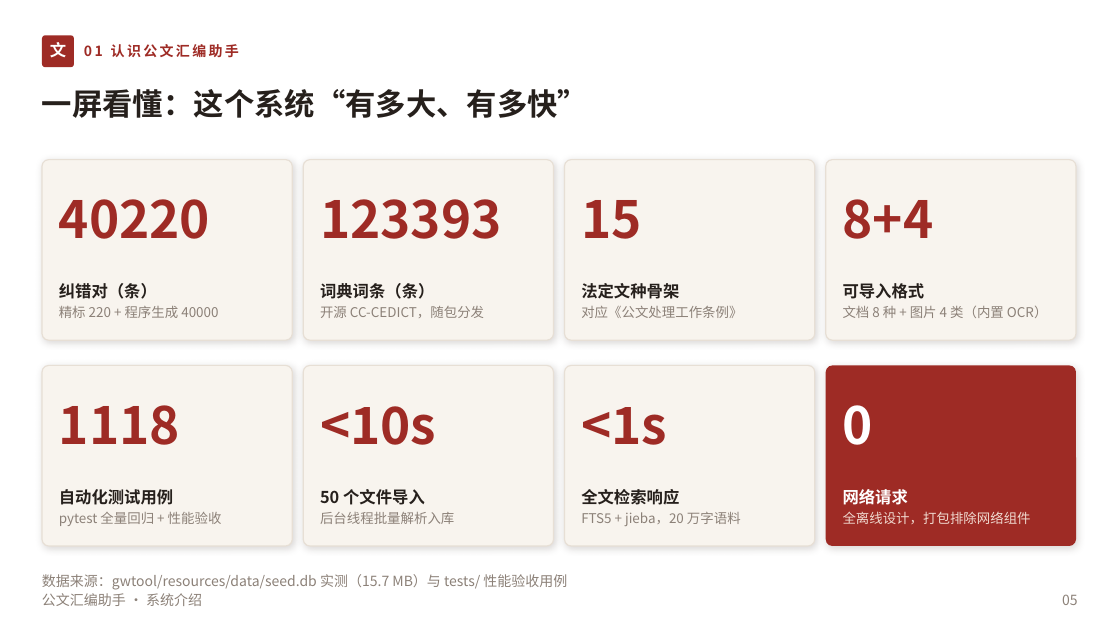
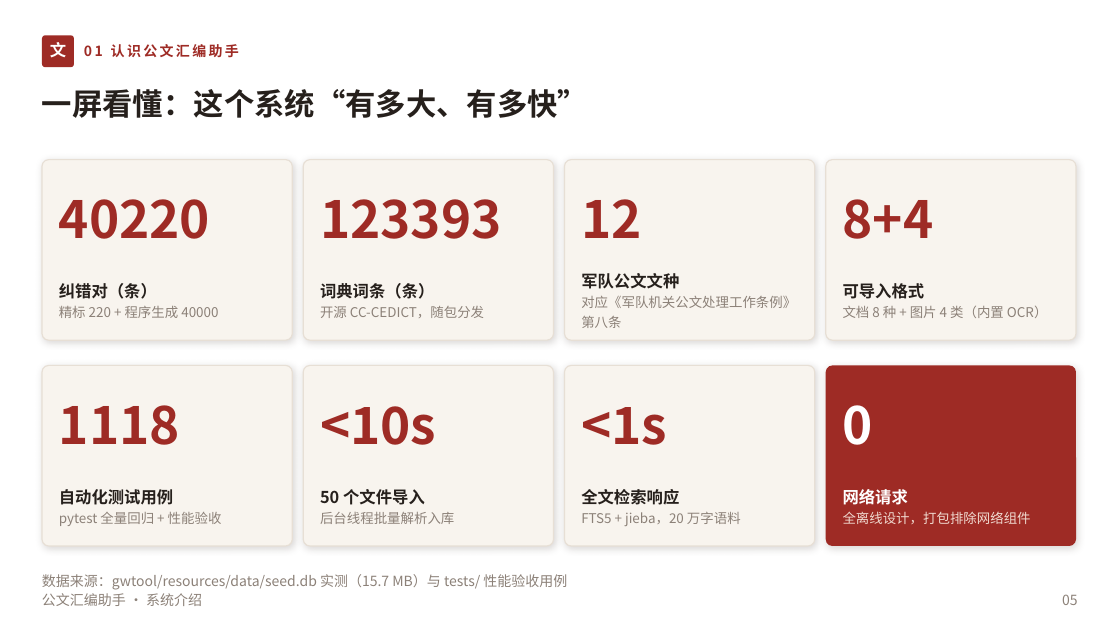
Before and after one commit to lzh745200/gwtool, a slide deck: slide 5 of 公文汇编助手-系统介绍.pptx. Drawn at 1120x630 pixels with LibreOffice and Linux fonts; fonts in the diff are those of the drawing. Boxes give left, top, right and bottom in pixels: in the first picture for what was removed or moved away, otherwise in the second. Text is boxed around its words. In the diff, an @@ line names an element or a change of style, - is before the commit and + after.

```diff
--- a/公文汇编助手-系统介绍.pptx
+++ b/公文汇编助手-系统介绍.pptx
@@ text at [581,199,642,238]: text changed @@
-15
+12
@@ text at [581,296,796,328]: text changed @@
-法定文种骨架
-对应《公文处理工作条例》
+军队公文文种
+对应《军队机关公文处理工作条例》第八条
```
Also in this commit, not shown: 10 other slides changed, 2 slides added, 26 other files.
